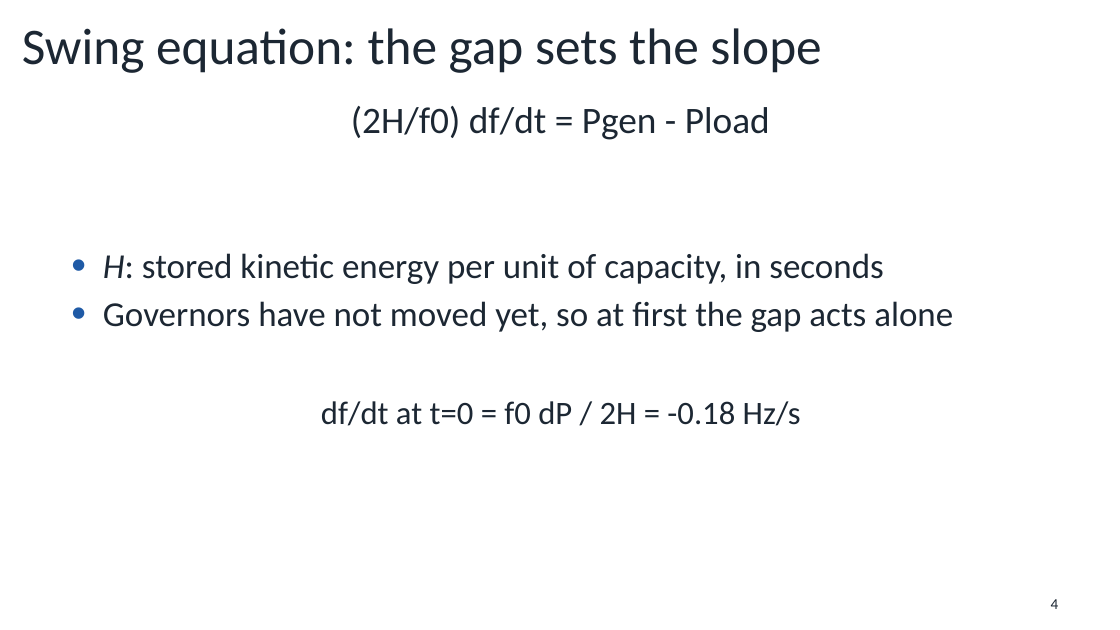
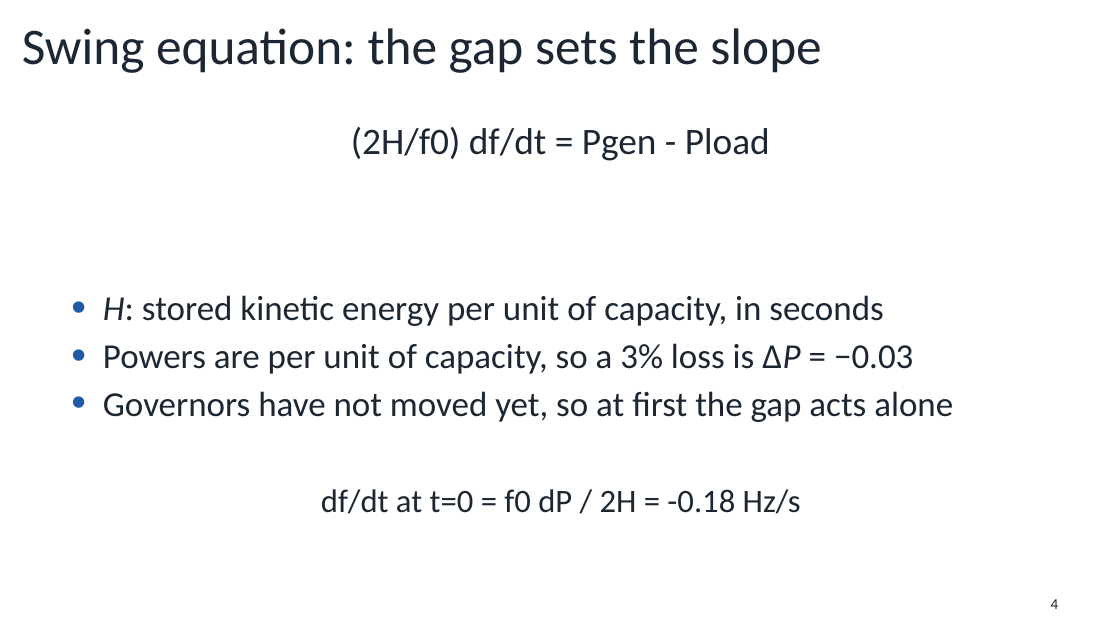
Before and after one commit to willowhughes/powerpoint, a slide deck: slide 4 of examples/grid_frequency.pptx. Drawn at 1120x630 pixels with LibreOffice and Linux fonts; fonts in the diff are those of the drawing. Boxes give left, top, right and bottom in pixels: in the first picture for what was removed or moved away, otherwise in the second. Text is boxed around its words. In the diff, an @@ line names an element or a change of style, - is before the commit and + after.

```diff
--- a/examples/grid_frequency.pptx
+++ b/examples/grid_frequency.pptx
@@ text "(2H/f0) df/dt = Pgen - ...": place and size @@
-text "(2H/f0) df/dt = Pgen - ..." at box(351, 106, 770, 140)
+text "(2H/f0) df/dt = Pgen - ..." at box(351, 127, 770, 161)
@@ text "H: stored kinetic energy per ...": place and size @@
-text "H: stored kinetic energy per ..." at box(103, 253, 953, 332)
+text "H: stored kinetic energy per ..." at box(103, 295, 953, 422)
@@ text at box(103, 343, 913, 374): paragraph added @@
+• Powers are per unit of capacity, so a 3% loss is ΔP = −0.03
@@ text "df/dt at t=0 = f0 ...": place and size @@
-text "df/dt at t=0 = f0 ..." at box(321, 401, 801, 426)
+text "df/dt at t=0 = f0 ..." at box(321, 489, 801, 514)
```
Also in this commit, not shown: 6 other slides changed, 2 other files.
